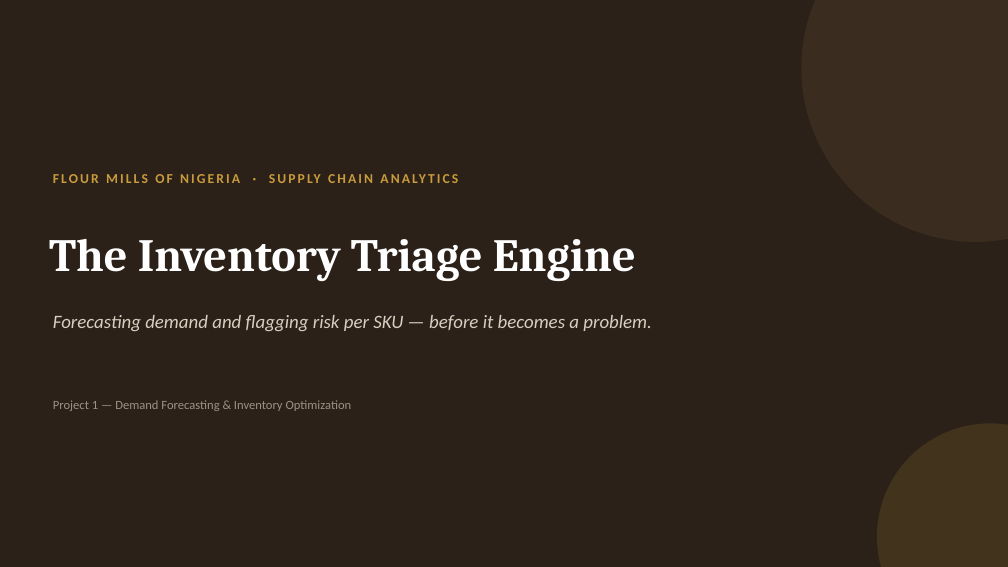
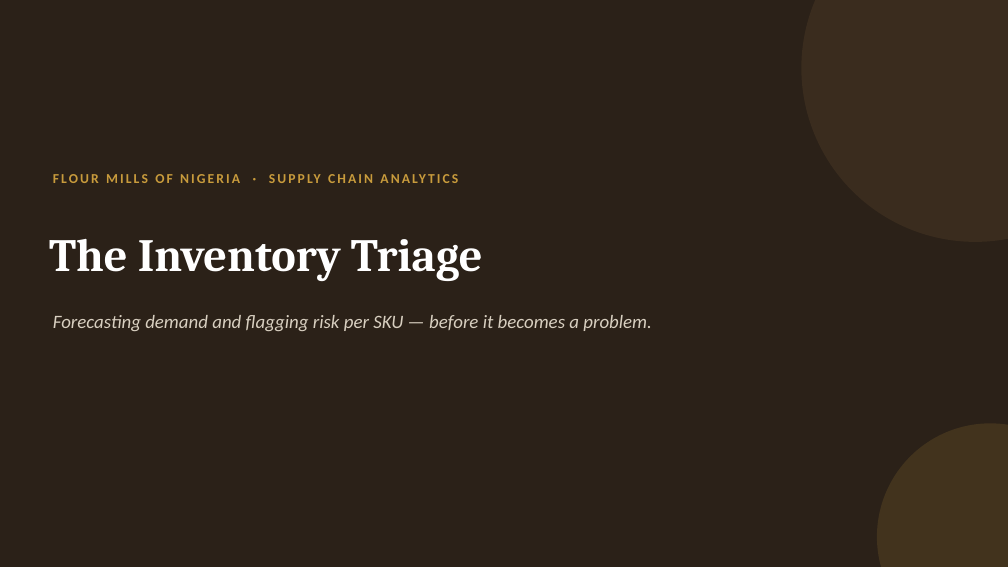
Before and after one commit to Hor-layinka/FMN_project, a slide deck: slide 1 of FMN_Inventory_Triage_Presentation.pptx. Drawn at 1008x567 pixels with LibreOffice and Linux fonts; fonts in the diff are those of the drawing. Boxes give left, top, right and bottom in pixels: in the first picture for what was removed or moved away, otherwise in the second. Text is boxed around its words. In the diff, an @@ line names an element or a change of style, - is before the commit and + after.

```diff
--- a/FMN_Inventory_Triage_Presentation.pptx
+++ b/FMN_Inventory_Triage_Presentation.pptx
@@ text at [49,239,483,281]: text changed @@
-The Inventory Triage Engine
+The Inventory Triage
@@ text removed at [53,400,352,411] @@
-Project 1 — Demand Forecasting & Inventory Optimization
```
Also in this commit, not shown: 3 other slides changed.
